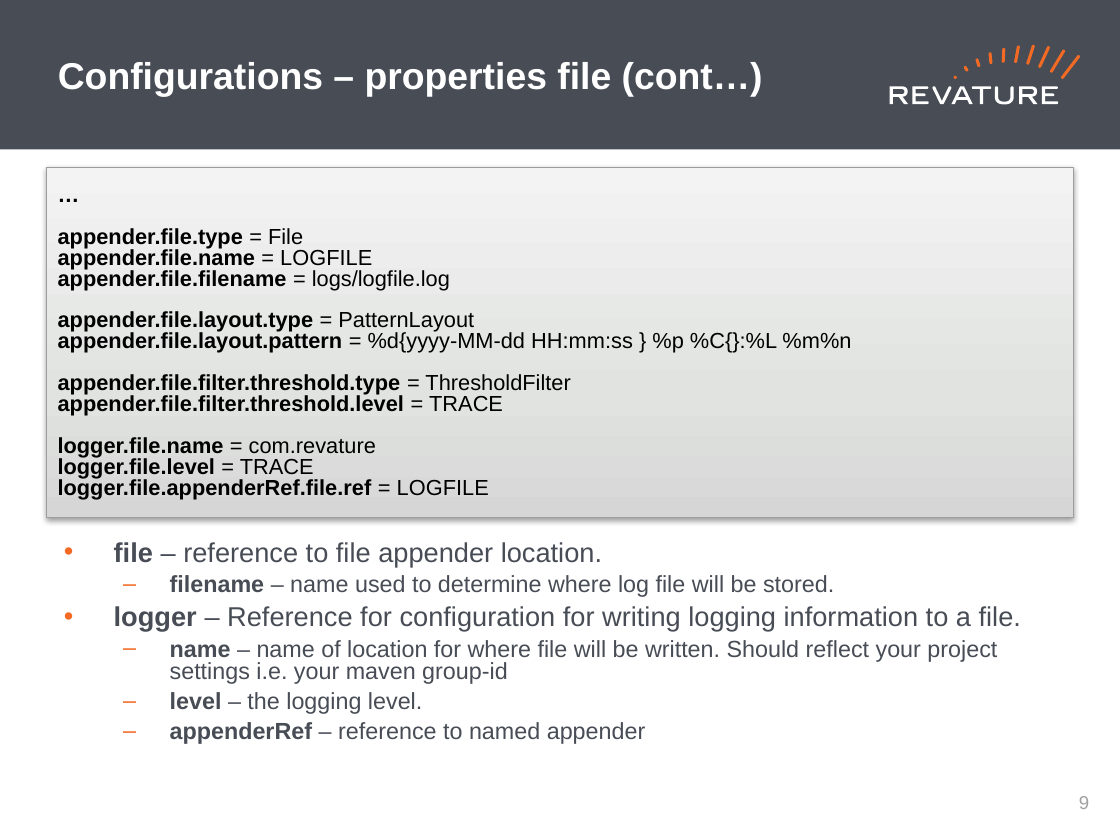
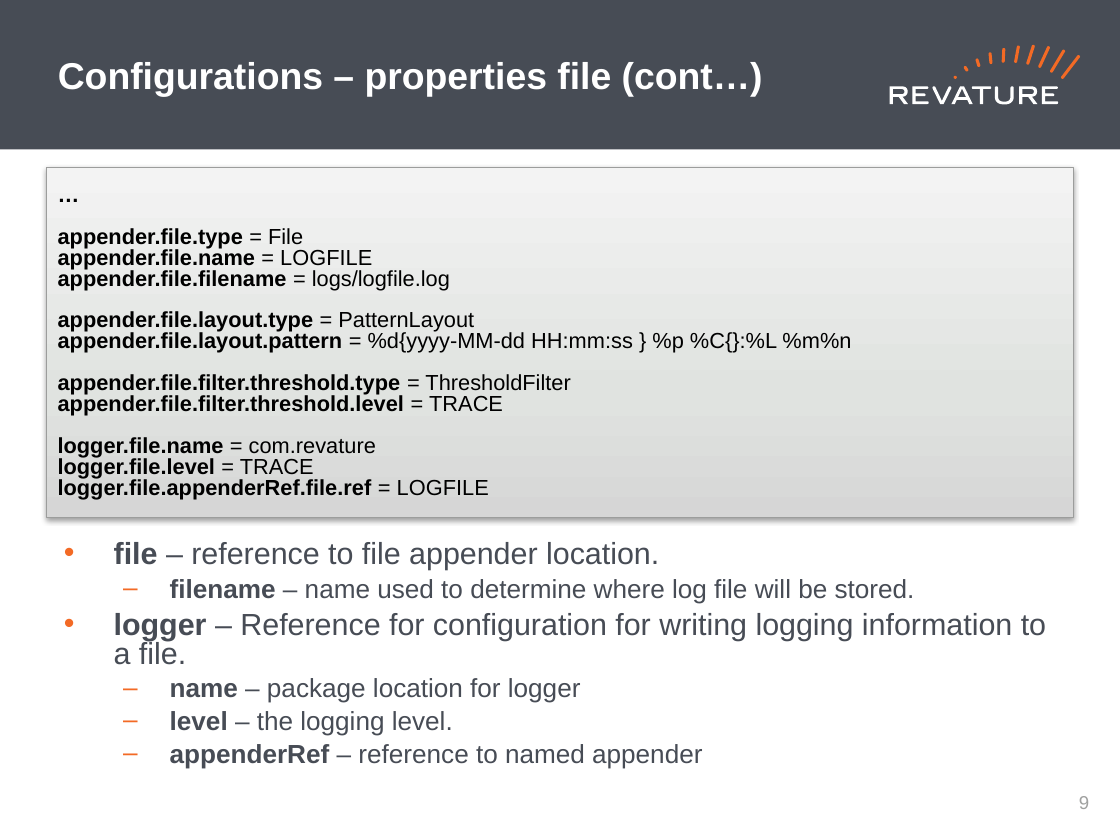
Before and after one commit to jhigherevature/ROCP-210412, a slide deck: slide 10 of powerpoints/Roc_Day12 - Logging_Lambdas.pptx. Drawn at 1120x840 pixels with LibreOffice and Linux fonts; fonts in the diff are those of the drawing. Boxes give left, top, right and bottom in pixels: in the first picture for what was removed or moved away, otherwise in the second. Text is boxed around its words. In the diff, an @@ line names an element or a change of style, - is before the commit and + after.

```diff
--- a/powerpoints/Roc_Day12 - Logging_Lambdas.pptx
+++ b/powerpoints/Roc_Day12 - Logging_Lambdas.pptx
@@ text at (x1=114, y1=542, x2=1046, y2=768): size 17.5 to 19.6 pt in "file – reference to file appender location.", "logger – Reference for configuration for writing ..."; size 15 to 16.8 pt in "filename – name used to determine where ...", "level – the logging level.", "appenderRef – reference to named appender" @@
@@ text at (x1=170, y1=678, x2=581, y2=703): text changed; size 15 to 16.8 pt @@
-  – name – name of location for where file will be written. Should reflect your project settings i.e. your maven group-id
+  – name – package location for logger
```
Also in this commit, not shown: 3 other files.
